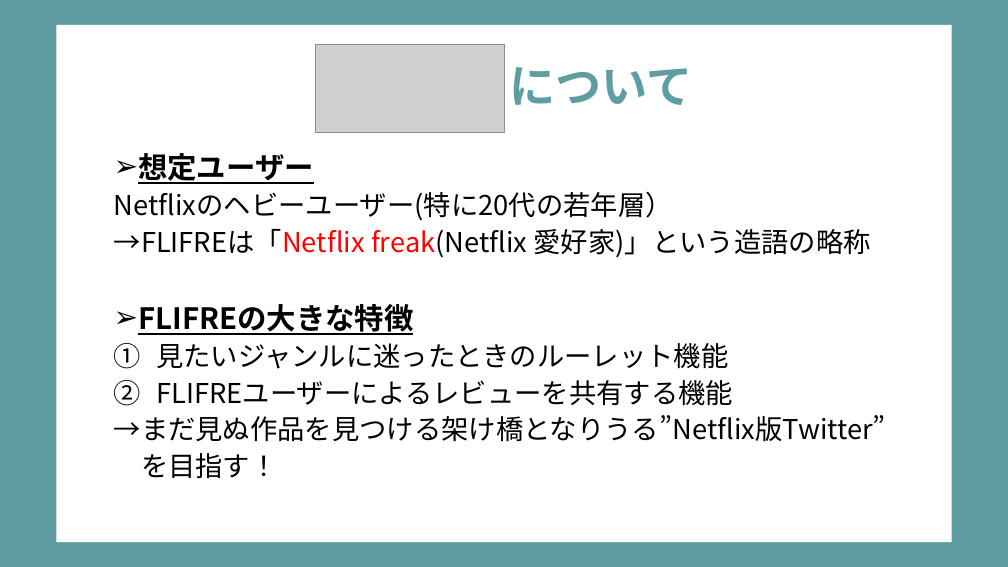
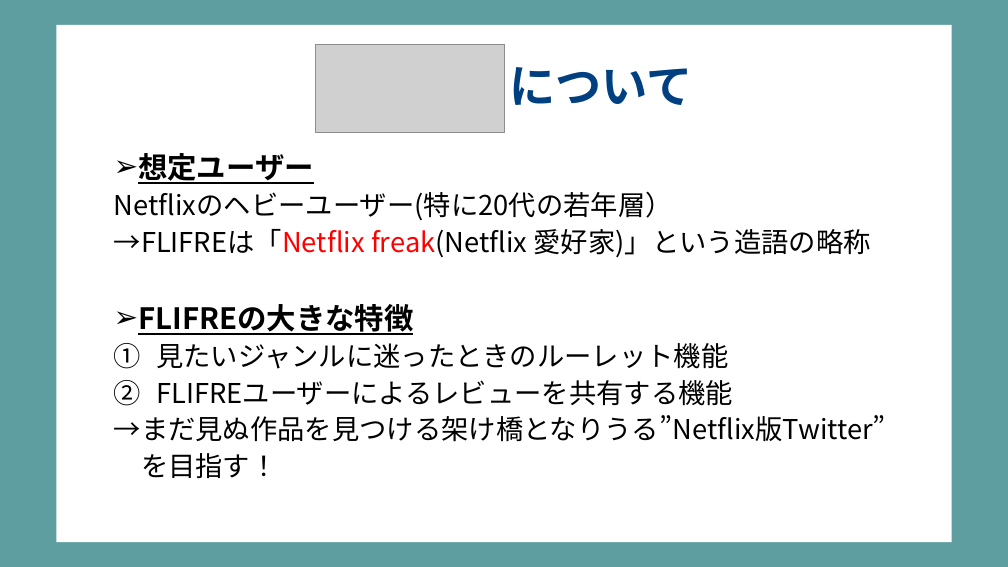
Before and after one commit to dojo2022/B-3, a slide deck: slide 3 of doc/B-3_配布資料/B3炙りえんがわ_成果発表会資料.pptx. Drawn at 1008x567 pixels with LibreOffice and Linux fonts; fonts in the diff are those of the drawing; grey boxes stand for pictures. Boxes give left, top, right and bottom in pixels: in the first picture for what was removed or moved away, otherwise in the second. Text is boxed around its words. In the diff, an @@ line names an element or a change of style, - is before the commit and + after.

```diff
--- a/doc/B-3_配布資料/B3炙りえんがわ_成果発表会資料.pptx
+++ b/doc/B-3_配布資料/B3炙りえんがわ_成果発表会資料.pptx
@@ title "について" at bbox=[509, 67, 692, 105]: text colour #5F9EA0 to #004080 @@
```
Also in this commit, not shown: 1 other slide changed.
